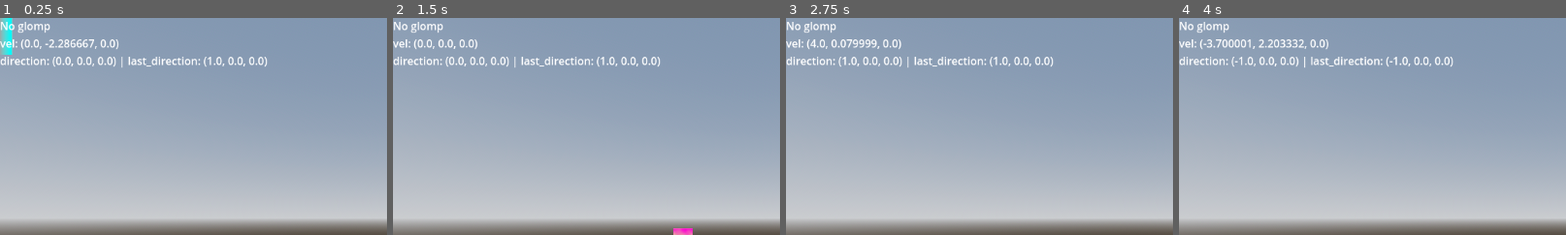
Above: before the commit, frames 1-4 (left to right).
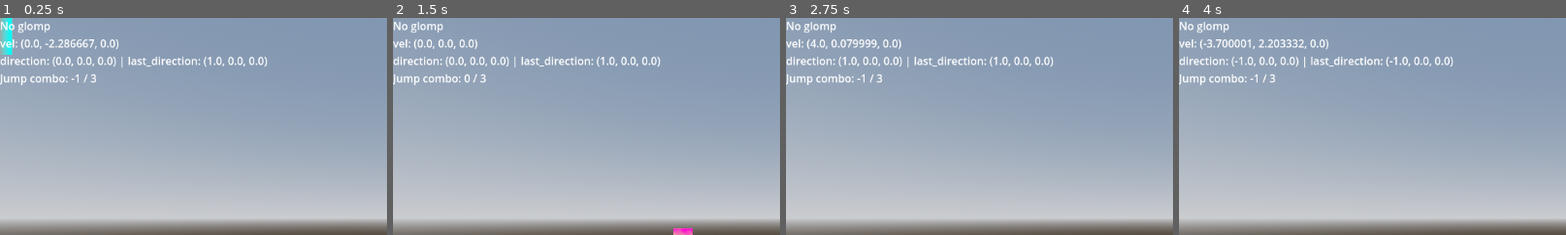
Above: after the commit, the same moments.

Repository: b3e3e3/ultimate-glomp
Game: Godot game, scene res://sandbox.tscn
Two runs of this game, one before a commit and one after it. Both use one fixed random seed, a clock stepped at 60 frames per second and the inputs below.
Inputs (mouse positions are % of the whole screen's width and height, from its top left):
- Up to frame 1 (0.25 s): no input
- Up to frame 2 (1.5 s): tap Enter at 0.5 s; move the mouse to (72, 45) at 0.52 s; hold D (move_right) 0.53-1.28 s; tap Space (jump) at 0.6, 0.77, 1.07 s; click (72, 45) at 0.67 s; move the mouse to (30, 55) at 1.27 s; hold S (move_down) from 1.28 s (still down); click (30, 55) at 1.35 s
- Up to frame 3 (2.75 s): tap Space (jump) at 1.52, 1.55, 1.82, 2.3 s; move the mouse to (60, 28) at 2.02 s; release S (move_down) at 2.03 s; hold D (move_right) from 2.03 s (still down); tap E (interact) at 2.1 s
- Up to frame 4 (4 s): move the mouse to (45, 70) at 2.77 s; release D (move_right) at 2.78 s; hold W (move_up) 2.78-3.53 s; tap Enter at 2.85 s; click (45, 70) at 2.92 s; tap Space (jump) at 3.02, 3.05, 3.32, 3.77, 3.8 s; move the mouse to (80, 65) at 3.52 s; hold A (move_left) from 3.53 s (still down); tap Keypad Enter at 3.6 s
The pictures show only the part of the screen within x 0-50%, y 4-54%; the shares and areas given below are measured in that part.

The runs differ from the first frame. In frame 1, 0.4% of the frame differs, in the area x 0-25%, y 25-31%; in frame 2, 0.4%; in frame 3, 0.4%; in frame 4, 0.4%.

Commit message:
equipment debug text

Diff:
--- a/character/player/player.gd
+++ b/character/player/player.gd
@@ -97,5 +97,7 @@
 	l.text += '\n' + 'vel: ' + str(velocity)
 	l.text += '\n' + 'direction: %s | last_direction: %s' % [direction, last_direction]
 
-	if has_node(^"ComboJump"):
-		l.text += '\n' + 'jump_combo: ' + str($ComboJump.current_combo)
+	for e in equip_inventory.equipment:
+		var text := e.debug_text()
+		if text == "": continue
+		l.text += '\n' + text
--- a/equipment/combo_pants.gd
+++ b/equipment/combo_pants.gd
@@ -92,3 +92,6 @@
 
 func get_jump_force() -> Vector3:
 	return (additional_force / combo_limit) * (max(0, current_combo - 1) as int)
+
+func debug_text() -> String:
+	return "Jump combo: " + str(current_combo) + " / " + str(combo_limit)
--- a/equipment/equipment.gd
+++ b/equipment/equipment.gd
@@ -48,3 +48,5 @@
 	self.owner = item_owner
 	if not self.owner.is_node_ready():
 		await self.owner.ready
+
+func debug_text() -> String: return ""
